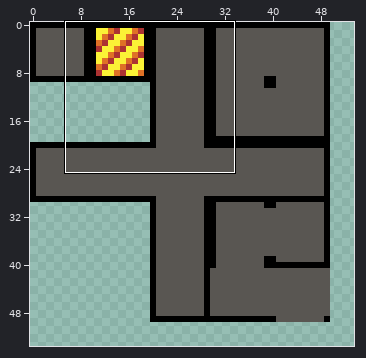
File history of a pixel-art file, examples/game/dev/graphics/master.aseprite. Above, an overview of the earlier version with the close-up marked.
Close-up. As it was:
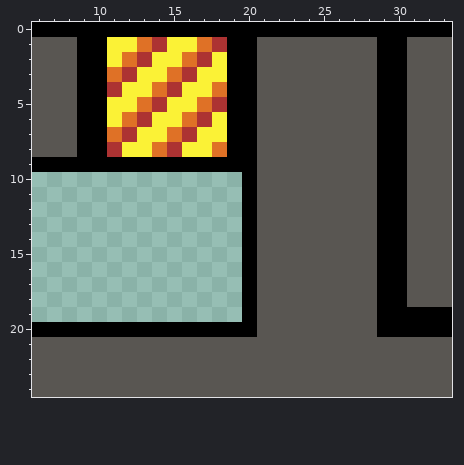
100x100 pixels, 1 frame. Shown: x 6..33, y 0..24. The wide view leaves out empty margins.
New version:
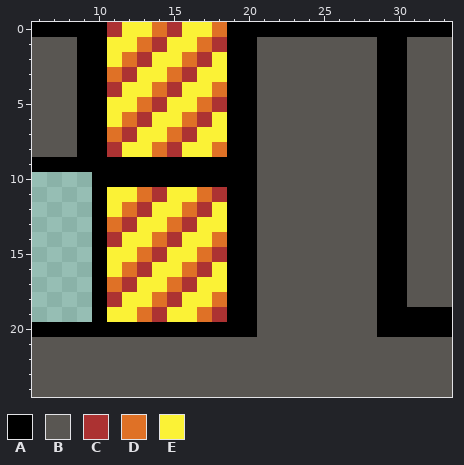
Palette (. is transparent): A #000000  B #595652  C #ac3232  D #df7126  E #fbf236
Difference:
@@ x 9..20 @@
- 0 AAAAAAAAAAAA
+ 0 AACEEDCEEDAA
  1 AAEEDCEEDCAA
@@ x 8..21 @@
  9 AAAAAAAAAAAAAB
-10 ............AB
-11 ............AB
-12 ............AB
-13 ............AB
-14 ............AB
-15 ............AB
-16 ............AB
-17 ............AB
-18 ............AB
-19 ............AB
+10 ..AAAAAAAAAAAB
+11 ..AEEDCEEDCAAB
+12 ..AEDCEEDCEAAB
+13 ..ADCEEDCEEAAB
+14 ..ACEEDCEEDAAB
+15 ..AEEDCEEDCAAB
+16 ..AEDCEEDCEAAB
+17 ..ADCEEDCEEAAB
+18 ..ACEEDCEEDAAB
+19 ..AEEDCEEDCAAB
 20 AAAAAAAAAAAAAB
